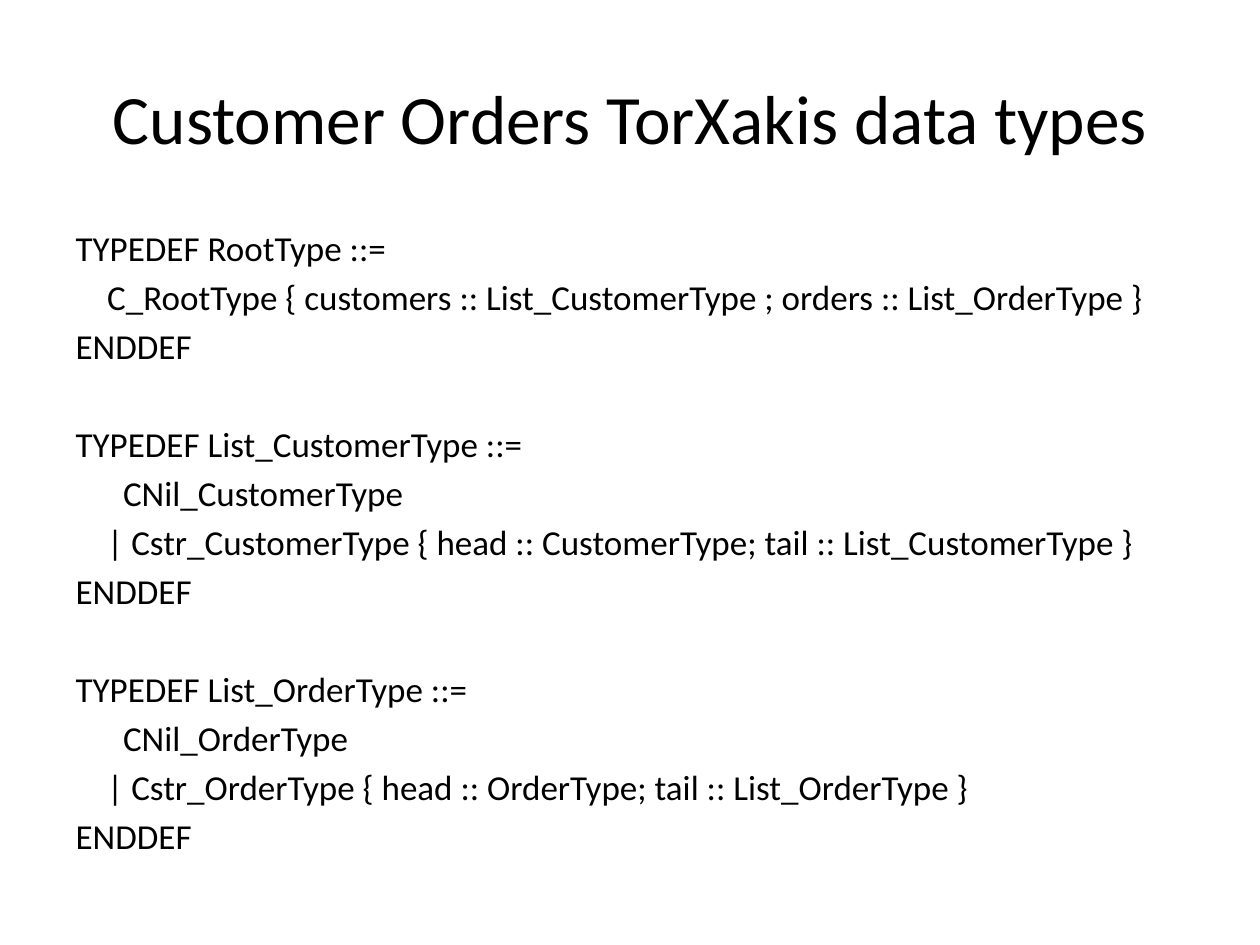
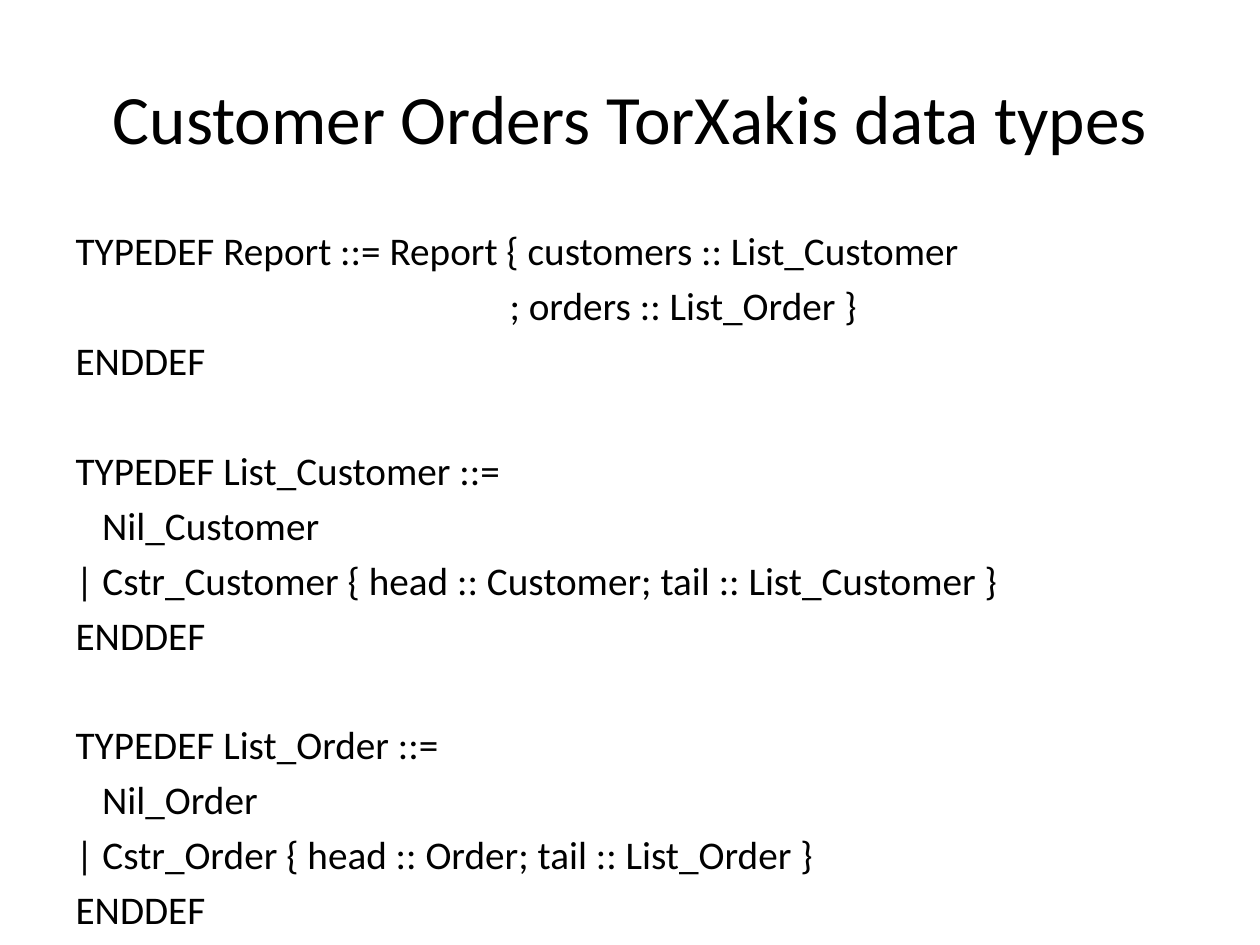
Before and after one commit to TorXakis/TorXakis, a slide deck: slide 6 of examps/CustomersOrders/CustomersOrders.pptx (slide 4 before the commit). Drawn at 1260x945 pixels with LibreOffice and Linux fonts; fonts in the diff are those of the drawing. Boxes give left, top, right and bottom in pixels: in the first picture for what was removed or moved away, otherwise in the second. Text is boxed around its words. In the diff, an @@ line names an element or a change of style, - is before the commit and + after.

Commit message:
Updated to current situation
updated website screenshots
updated data structures (from generated name to human readable names)

```diff
--- a/examps/CustomersOrders/CustomersOrders.pptx
+++ b/examps/CustomersOrders/CustomersOrders.pptx
@@ text at [76,238,958,326]: text changed; size 20 to 22.4 pt @@
-TYPEDEF RootType ::=
-C_RootType { customers :: List_CustomerType ; orders :: List_OrderType }
+TYPEDEF Report ::= Report { customers :: List_Customer
+; orders :: List_Order }
@@ text at [76,350,206,924]: size 20 to 22.4 pt in "ENDDEF", "ENDDEF", "ENDDEF" @@
@@ text at [76,458,976,601]: text changed; size 20 to 22.4 pt @@
-TYPEDEF List_CustomerType ::=
-CNil_CustomerType
-| Cstr_CustomerType { head :: CustomerType; tail :: List_CustomerType }
+TYPEDEF List_Customer ::=
+Nil_Customer
+| Cstr_Customer { head :: Customer; tail :: List_Customer }
@@ text at [76,731,792,875]: text changed; size 20 to 22.4 pt @@
-TYPEDEF List_OrderType ::=
-CNil_OrderType
-| Cstr_OrderType { head :: OrderType; tail :: List_OrderType }
+TYPEDEF List_Order ::=
+Nil_Order
+| Cstr_Order { head :: Order; tail :: List_Order }
```
Also in this commit, not shown: 8 other slides changed, 2 slides added.
